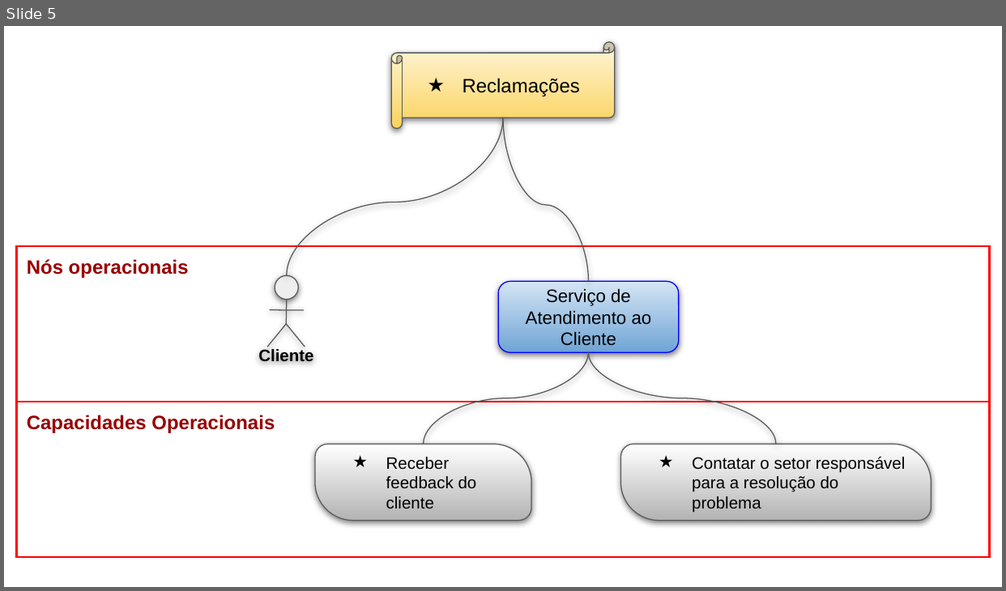
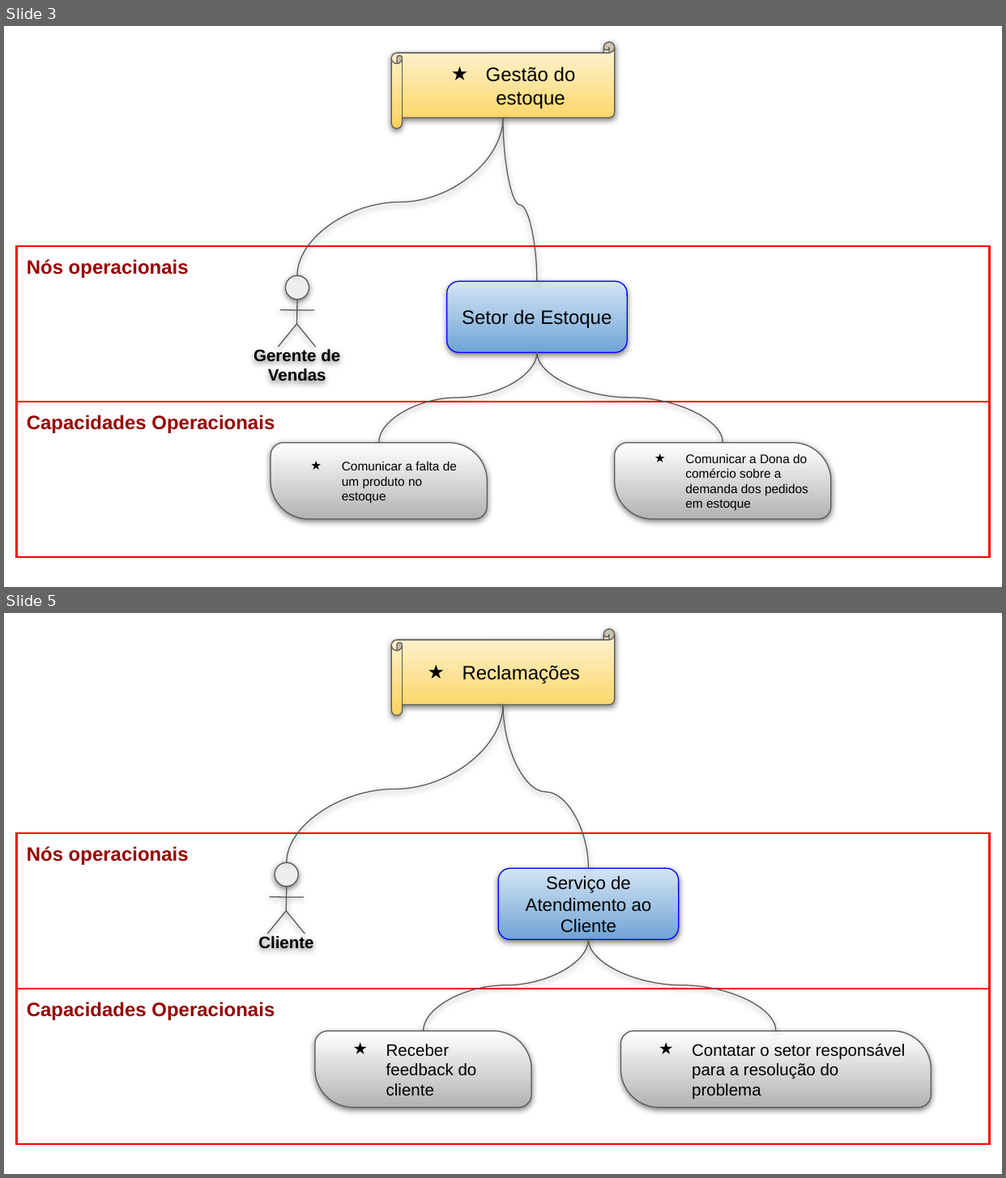
Before and after one commit to Andre-Narciso/ES-AC01, a slide deck: 15. Arquitetura de Negócio para cada Cenário.pptx. Shown one above the other, each under a label of ours: slide 5 before the commit, slides 3 and 5 after it; the slides between them are not shown. The pictures are 1006x591 and 1006x1178 pixels, drawn with LibreOffice and Linux fonts; fonts in the diff are those of the drawing. Boxes give left, top, right and bottom in pixels: in the first picture for what was removed or moved away, otherwise in the second. Text is boxed around its words. In the diff, an @@ line names an element or a change of style, - is before the commit and + after.

```diff
--- a/15. Arquitetura de Negócio para cada Cenário.pptx
+++ b/15. Arquitetura de Negócio para cada Cenário.pptx
@@ slide 3 added at (4, 26, 1002, 587), background #FFFFFF @@
@@ horizontal scroll added at (391, 42, 615, 129), fill gradient #FFF6DB to #FAD25C, outline #595959 0.75 pt, 14 pt, text #000000 @@
+★ Gestão do estoque
@@ curved line added from (297, 275) to (503, 118), #595959 0.75 pt @@
@@ curved line added from (503, 118) to (537, 281), #595959 0.75 pt @@
@@ table added at (17, 246, 990, 574), 2 rows, 1 columns @@
+Nós operacionais
+Capacidades Operacionais
@@ rounded rectangle added at (447, 281, 628, 352), fill gradient #D4E5F5 to #70A4D5, outline #0000FF 0.75 pt, 14 pt, text #000000 @@
+Setor de Estoque
@@ group added at (253, 275, 340, 385): 4 lines, 1 ellipse, 1 text @@
+Gerente de Vendas
@@ curved line added from (537, 352) to (379, 443), #595959 0.75 pt @@
@@ curved line added from (537, 352) to (722, 443), #595959 0.75 pt @@
@@ round diag rect added at (270, 443, 487, 520), fill gradient #FFFFFF to #B3B3B3, outline #595959 0.75 pt, 9 pt, text #000000 @@
+★ Comunicar a falta de um produto no estoque
@@ round diag rect added at (615, 443, 831, 520), fill gradient #FFFFFF to #B3B3B3, outline #595959 0.75 pt, 9 pt, text #000000 @@
+★ Comunicar a Dona do comércio sobre a demanda dos pedidos em estoque
```
Also in this commit, not shown: 3 slides changed, 1 slide removed.
